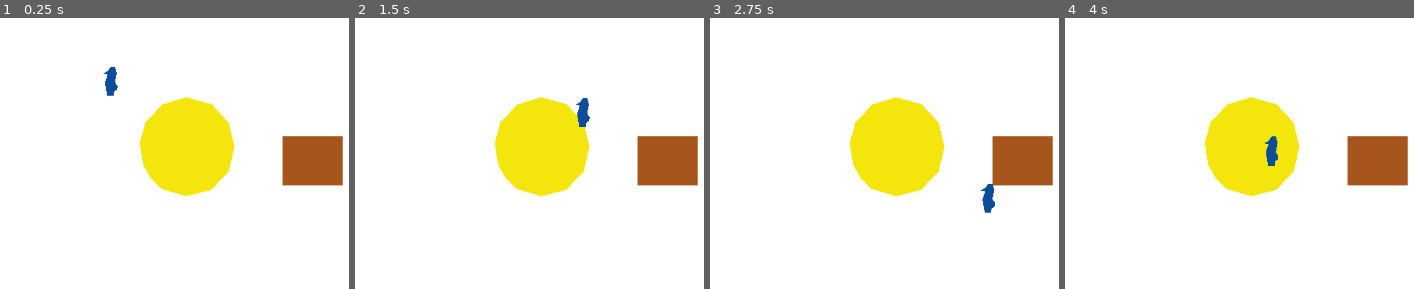
Above: before the commit, frames 1-4 (left to right).
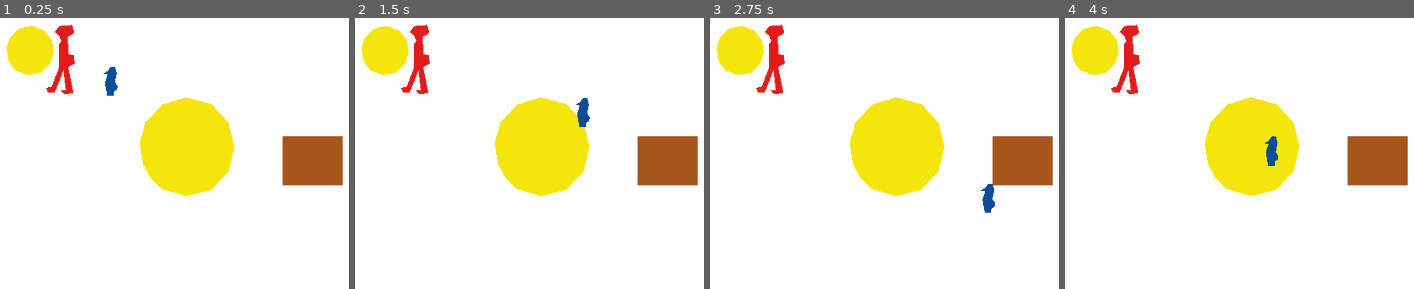
Above: after the commit, the same moments.

Repository: FlorentinBurgeat/jam16
Game: Godot game, scene res://Scenes/Zoo.tscn
Two runs of this game, one before a commit and one after it. Both use one fixed random seed, a clock stepped at 60 frames per second and the inputs below.
Inputs:
- Up to frame 1 (0.25 s): no input
- Up to frame 2 (1.5 s): tap Enter at 0.5 s; hold Right (ui_right) 0.53-1.28 s; hold Down (ui_down) from 1.28 s (still down)
- Up to frame 3 (2.75 s): release Down (ui_down) at 2.03 s; hold Right (ui_right) from 2.03 s (still down)
- Up to frame 4 (4 s): tap Space at 2.75 s; release Right (ui_right) at 2.78 s; hold Up (ui_up) 2.78-3.53 s; hold Left (ui_left) from 3.53 s (still down)

The runs differ from the first frame. In frame 1, 2.9% of the frame differs, in the area x 1-22%, y 2-29%; in frame 2, 2.9%; in frame 3, 2.9%; in frame 4, 2.9%.

Commit message:
Ajout du gardien

Diff:
--- /dev/null
+++ b/Composants/Gardien/Gardien.tscn
@@ -0,0 +1,23 @@
+[gd_scene load_steps=2 format=2]
+
+[ext_resource path="res://Composants/Spotlight/Spotlight.tscn" type="PackedScene" id=1]
+
+[node name="Gardien" type="KinematicBody2D"]
+rotation = 0.0628318
+
+[node name="CollisionPolygon2D" type="CollisionPolygon2D" parent="."]
+position = Vector2( 16.1454, 25.0342 )
+scale = Vector2( 2.61454, 4.75209 )
+polygon = PoolVector2Array( -7.48064, 8.38175, -4.63787, 8.50687, -0.657991, 2.18807, 1.50252, 7.631, -1.68139, 7.631, 0.0242753, 8.632, 5.25498, 8.44431, 1.72994, 1.18708, 4.00416, 0.686576, 4.57271, -0.314424, 4.00416, -1.69079, 2.07107, -1.94104, 1.04768, -2.25386, 0.0242753, -7.00859, 3.20818, -7.82191, 2.07107, -10.0742, -2.02252, -10.1367, -4.979, -9.19828, -6.34353, -8.00959, -4.18303, -7.32141, -2.24994, -5.75735, -3.61447, -4.63123, -3.27334, 1.24963, -6.11611, 7.00537, -9.1863, 7.38075 )
+
+[node name="Polygon2D" type="Polygon2D" parent="."]
+color = Color( 0.890196, 0.109804, 0.109804, 1 )
+polygon = PoolVector2Array( -3.41304, 64.865, -7.57526, 59.2162, 0.154587, 58.3243, 8.77634, 30.9726, 6.39792, 2.7289, 9.07364, -2.32523, 5.20871, -9.16317, -0.142715, -12.7308, 5.50601, -20.7579, 21.8576, -23.1364, 25.1279, -12.7308, 17.1008, -7.67666, 19.1819, 14.3237, 26.6144, 15.8102, 27.8036, 26.513, 20.0738, 30.6753, 28.9929, 64.2704, 16.5062, 66.0542, 12.0467, 60.7027, 18.8846, 60.7027, 14.1278, 36.0267, 4.91142, 64.865 )
+
+[node name="VisionCone" type="Area2D" parent="." instance=ExtResource( 1 )]
+position = Vector2( -29.7495, 12.7266 )
+scale = Vector2( 0.5, 0.5 )
+angular_damp = 0.0
+__meta__ = {
+"_edit_group_": true
+}
--- a/Composants/Pingouin/Pingouin.gd
+++ b/Composants/Pingouin/Pingouin.gd
@@ -32,7 +32,9 @@
 		var velocity = calculateVelocity(calculateTargetedPosition())
 		move_and_collide(velocity * delta)
 
+func _on_Spotlight_body_entered(body):
+	print_debug('SPOTTED Spotlight - TODO')
 
 
-func _on_Spotlight_body_shape_entered(body_id, body, body_shape, area_shape):
-	print_debug('SPOTTED - TODO')
+func _on_VisionCone_body_entered(body):
+	print_debug('SPOTTED Cone de vision - TODO')
--- a/Scenes/Zoo.tscn
+++ b/Scenes/Zoo.tscn
@@ -25,4 +25,22 @@
 z_index = 3
 
 [node name="Spotlight" parent="." instance=ExtResource( 3 )]
-[connection signal="body_shape_entered" from="Spotlight" to="Pingouin" method="_on_Spotlight_body_shape_entered"]
+
+[node name="Gardien" type="KinematicBody2D" parent="."]
+rotation = 0.0628318
+
+[node name="CollisionPolygon2D" type="CollisionPolygon2D" parent="Gardien"]
+position = Vector2( 16.1454, 25.0342 )
+scale = Vector2( 2.61454, 4.75209 )
+polygon = PoolVector2Array( -7.48064, 8.38175, -4.63787, 8.50687, -0.657991, 2.18807, 1.50252, 7.631, -1.68139, 7.631, 0.0242753, 8.632, 5.25498, 8.44431, 1.72994, 1.18708, 4.00416, 0.686576, 4.57271, -0.314424, 4.00416, -1.69079, 2.07107, -1.94104, 1.04768, -2.25386, 0.0242753, -7.00859, 3.20818, -7.82191, 2.07107, -10.0742, -2.02252, -10.1367, -4.979, -9.19828, -6.34353, -8.00959, -4.18303, -7.32141, -2.24994, -5.75735, -3.61447, -4.63123, -3.27334, 1.24963, -6.11611, 7.00537, -9.1863, 7.38075 )
+
+[node name="Polygon2D" type="Polygon2D" parent="Gardien"]
+color = Color( 0.890196, 0.109804, 0.109804, 1 )
+polygon = PoolVector2Array( -3.41304, 64.865, -7.57526, 59.2162, 0.154587, 58.3243, 8.77634, 30.9726, 6.39792, 2.7289, 9.07364, -2.32523, 5.20871, -9.16317, -0.142715, -12.7308, 5.50601, -20.7579, 21.8576, -23.1364, 25.1279, -12.7308, 17.1008, -7.67666, 19.1819, 14.3237, 26.6144, 15.8102, 27.8036, 26.513, 20.0738, 30.6753, 28.9929, 64.2704, 16.5062, 66.0542, 12.0467, 60.7027, 18.8846, 60.7027, 14.1278, 36.0267, 4.91142, 64.865 )
+
+[node name="VisionCone" parent="Gardien" instance=ExtResource( 3 )]
+position = Vector2( -29.7495, 12.7266 )
+scale = Vector2( 0.5, 0.5 )
+angular_damp = 0.0
+[connection signal="body_entered" from="Spotlight" to="Pingouin" method="_on_Spotlight_body_entered"]
+[connection signal="body_entered" from="Gardien/VisionCone" to="Pingouin" method="_on_VisionCone_body_entered"]
